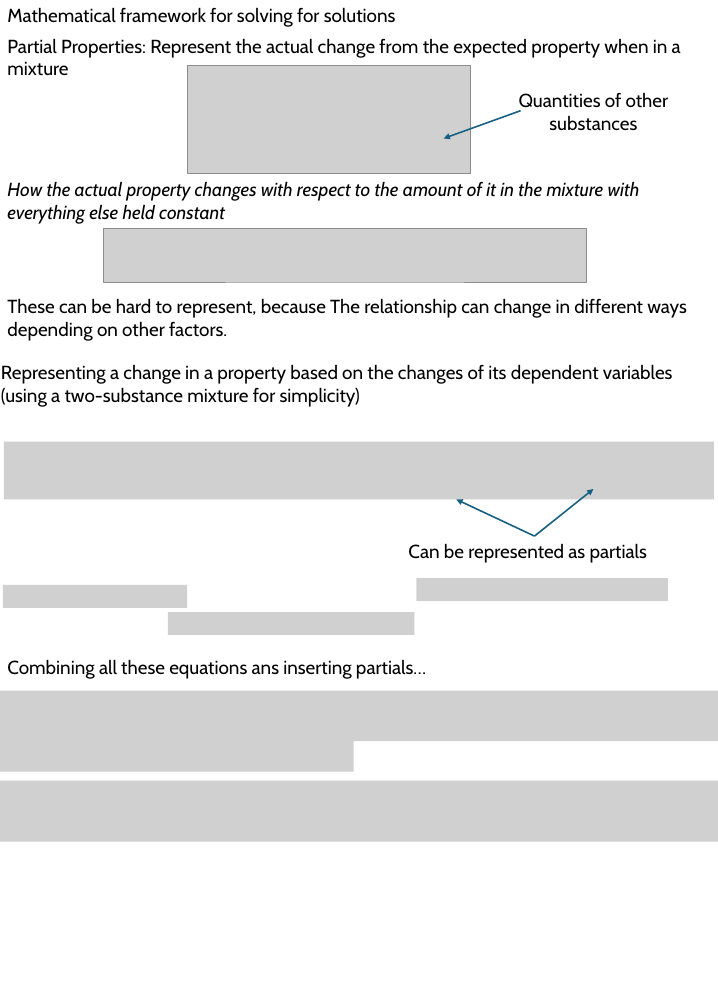
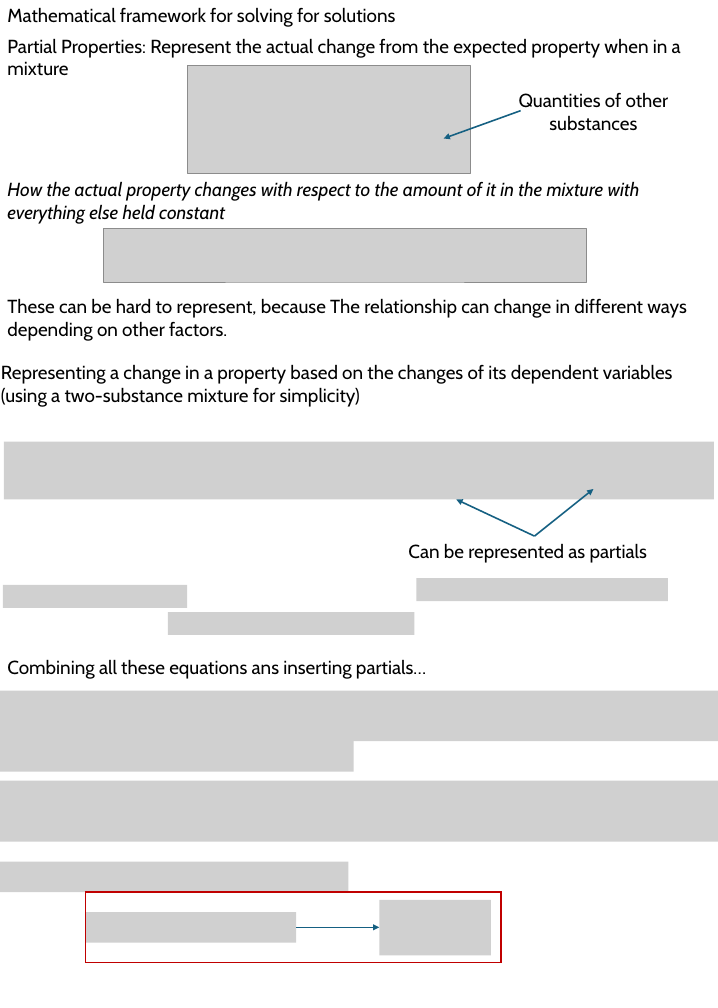
Before and after one commit to 1980s-Space-Guy/Fall24Classes, a slide deck: slide 15 of ThermodynamicsII.pptx. Drawn at 718x1008 pixels with LibreOffice and Linux fonts; fonts in the diff are those of the drawing; grey boxes stand for pictures. Boxes give left, top, right and bottom in pixels: in the first picture for what was removed or moved away, otherwise in the second. Text is boxed around its words. In the diff, an @@ line names an element or a change of style, - is before the commit and + after.

```diff
--- a/ThermodynamicsII.pptx
+++ b/ThermodynamicsII.pptx
@@ picture added at [0, 862, 348, 892] @@
@@ rectangle added at [85, 892, 501, 962], outline #C00000 1.5 pt @@
@@ picture added at [379, 899, 491, 955] @@
@@ picture added at [85, 911, 296, 942] @@
@@ arrow added from (296, 927) to (379, 927), #156082 1.5 pt @@
```
Also in this commit, not shown: 3 slides added, 3 other files.
